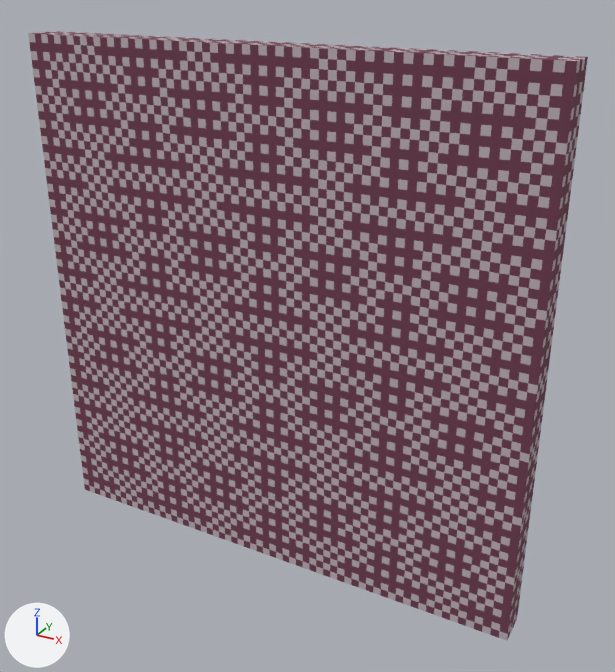
One commit to the glTF model assets/3d/environment/blend_export/wall_textured_b_4_col.gltf: the scene before it, then after it.
Camera for both pictures: a 50 mm camera at (5.03, -4.86, 4.48) aimed at (2.23, 0.22, 1.94). Lighting does not change. The marker at lower left points along +X, +Y and +Z. The first picture is the older version.

Objects in the first picture: 'wall_textured_b_4_col'.
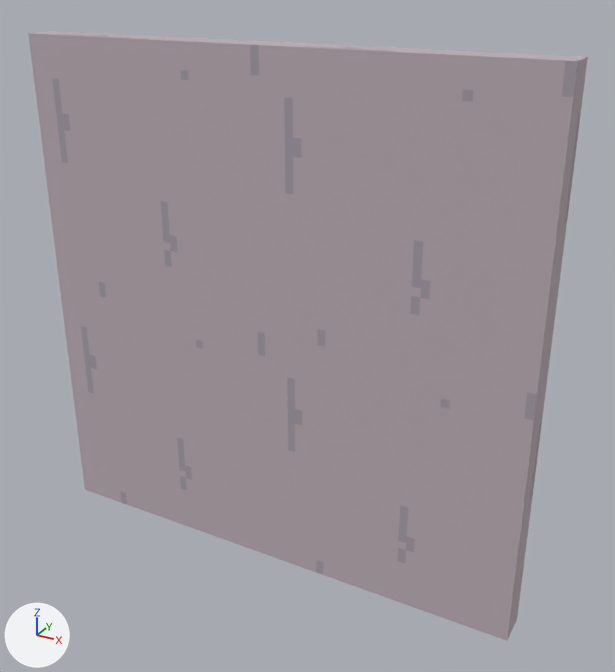
Commit message: Fixed incorrect data in room B wall pieces.

Scene script edits in JSON lines:
```json
{"op": "add", "block": "img_ase_environment_textures", "code": ["img_ase_environment_textures = load_image('ase_environment_textures', 'ase_environment_textures.png', 256, 256, 'sRGB')"]}
{"op": "add", "block": "mat_material_environment", "code": ["mat_material_environment = principled_material('material_environment')", "mat_material_environment.texture = img_ase_environment_textures", "mat_material_environment.roughness = 1.0"]}
{"block": "me_cube_011", "where": "me_cube_011.from_pydata(...)  # 18 vertices, 32 faces; spans x 0.0..4.0, y 0.0..0.25, z 0.0..4.0"}
{"op": "remove", "block": "me_cube_011", "code": "me_cube_011.materials.append(mat_material_environment_001)  # picture img_ase_environment_textures_png"}
{"op": "add", "block": "me_cube_011", "code": "me_cube_011.materials.append(mat_material_environment)  # picture img_ase_environment_textures"}
```

Where the change shows, as pixel boxes [x1, y1, x2, y2] in the pictures (615 x 672 px):
```json
{"object": "wall_textured_b_4_col", "change": "recoloured", "before": [29, 31, 588, 641], "after": [29, 31, 588, 641], "on screen": "brown to grey"}
```
